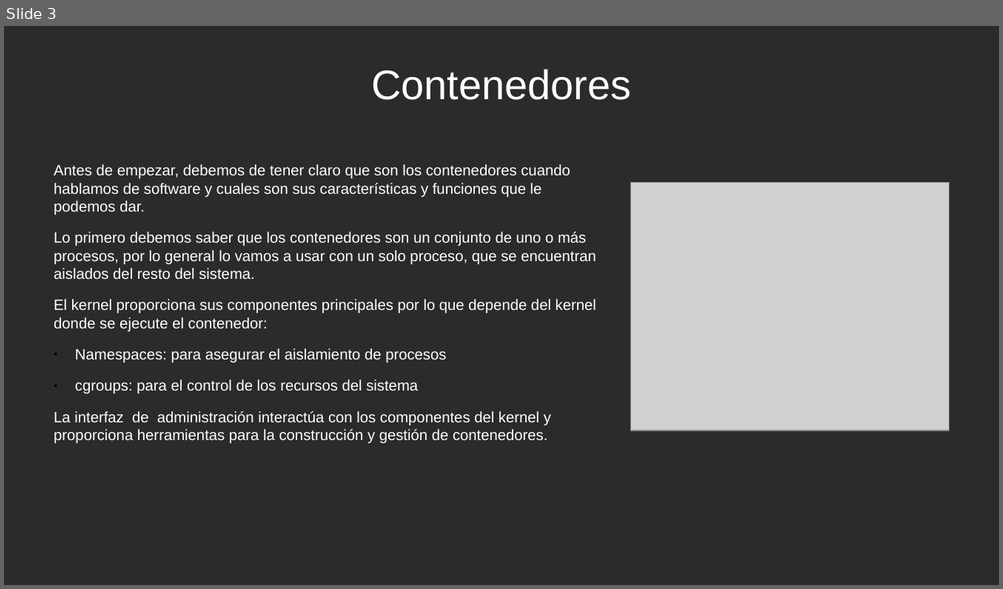
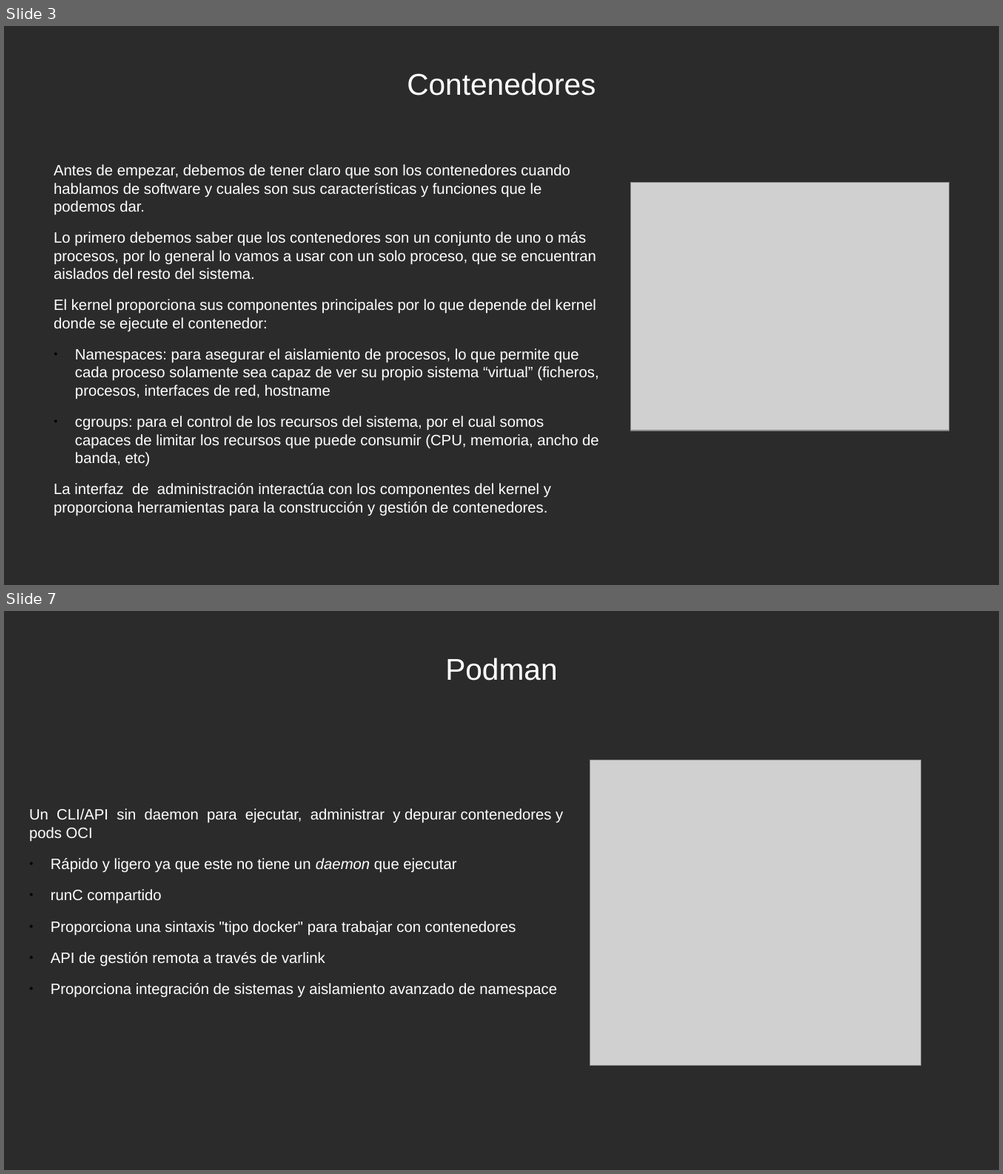
Before and after one commit to FranJaviMN/Proyecto-integrado, a slide deck: Presentación.odp. Shown one above the other, each under a label of ours: slide 3 before the commit, slides 3 and 7 after it; the slides between them are not shown. The pictures are 1003x589 and 1003x1174 pixels, drawn with LibreOffice and Linux fonts; fonts in the diff are those of the drawing; grey boxes stand for pictures; background and template pictures are left out; a plain dark background stands for a picture behind light text. Boxes give left, top, right and bottom in pixels: in the first picture for what was removed or moved away, otherwise in the second. Text is boxed around its words. In the diff, an @@ line names an element or a change of style, - is before the commit and + after.

```diff
--- a/Presentación.odp
+++ b/Presentación.odp
@@ slide 7 added at box(4, 611, 999, 1170), background picture (left out) @@
@@ title added at box(445, 658, 557, 681), 24 pt, text #FFFFFF @@
+Podman
@@ picture added at box(590, 760, 921, 1066) @@
@@ text added at box(29, 809, 563, 998), 12 pt, text #FFFFFF @@
+Un CLI/API sin daemon para ejecutar, administrar y depurar contenedores y pods OCI
+● Rápido y ligero ya que este no tiene un daemon que ejecutar
+● runC compartido
+● Proporciona una sintaxis "tipo docker" para trabajar con contenedores
+● API de gestión remota a través de varlink
+● Proporciona integración de sistemas y aislamiento avanzado de namespace
@@ slide 3 changed as well @@
@@ title "Contenedores" at box(407, 73, 595, 96): size 33 to 24 pt @@
@@ text at box(75, 349, 599, 467): text changed @@
-● Namespaces: para asegurar el aislamiento de procesos
-● cgroups: para el control de los recursos del sistema
+● Namespaces: para asegurar el aislamiento de procesos, lo que permite que cada proceso solamente sea capaz de ver su propio sistema “virtual” (ficheros, procesos, interfaces de red, hostname
+● cgroups: para el control de los recursos del sistema, por el cual somos capaces de limitar los recursos que puede consumir (CPU, memoria, ancho de banda, etc)
```
Also in this commit, not shown: 2 other slides changed, 3 other slides added, 1 slide removed.
